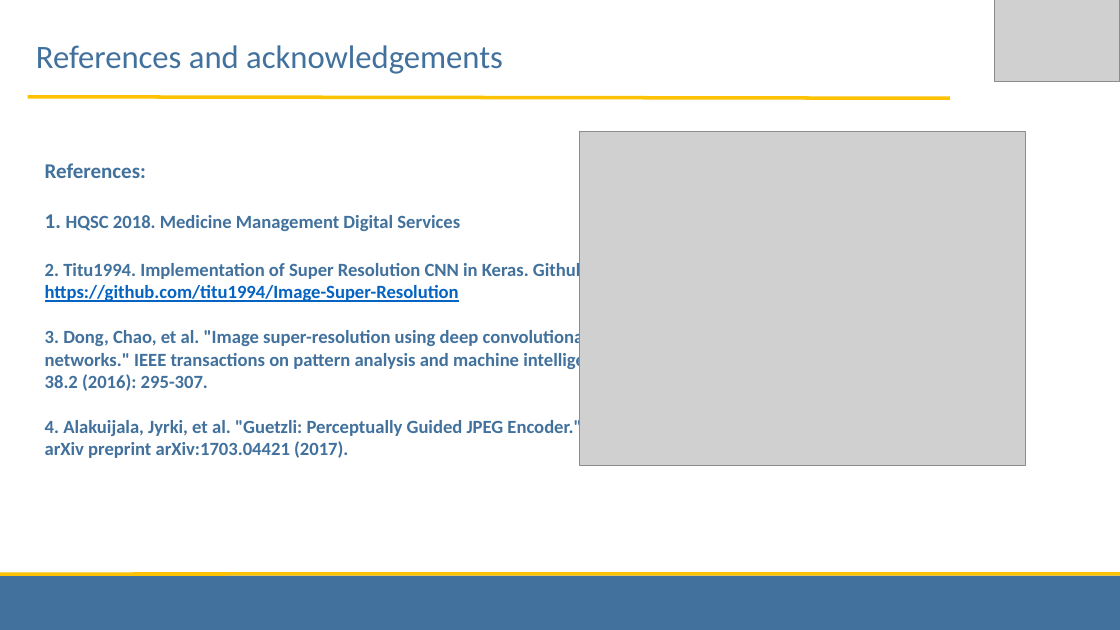
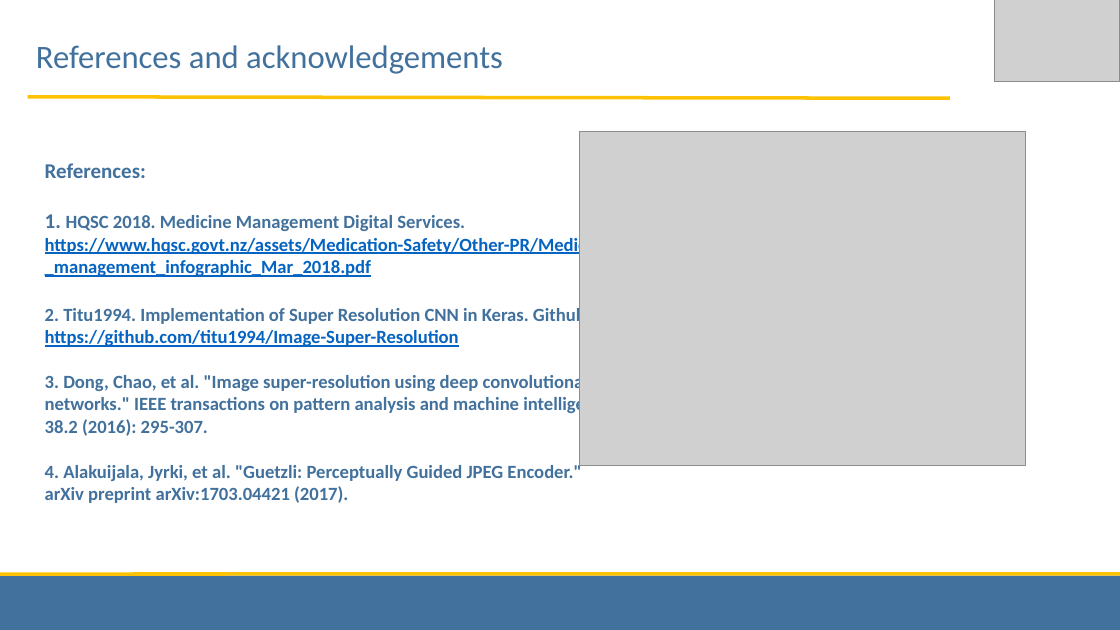
Before and after one commit to Poligraf/hinz2018medlook, a slide deck: slide 13 of Medlook_Reducing_medication_harm_through_high_quality_images.pptx. Drawn at 1120x630 pixels with LibreOffice and Linux fonts; fonts in the diff are those of the drawing; grey boxes stand for pictures. Boxes give left, top, right and bottom in pixels: in the first picture for what was removed or moved away, otherwise in the second. Text is boxed around its words. In the diff, an @@ line names an element or a change of style, - is before the commit and + after.

```diff
--- a/Medlook_Reducing_medication_harm_through_high_quality_images.pptx
+++ b/Medlook_Reducing_medication_harm_through_high_quality_images.pptx
@@ text at [45, 214, 618, 277]: text changed; text colour #41719C to #0563C1 @@
-1. HQSC 2018. Medicine Management Digital Services
+1. HQSC 2018. Medicine Management Digital Services. https://www.hqsc.govt.nz/assets/Medication-Safety/Other-PR/Medicines_management_infographic_Mar_2018.pdf
```
Also in this commit, not shown: 1 other file.
